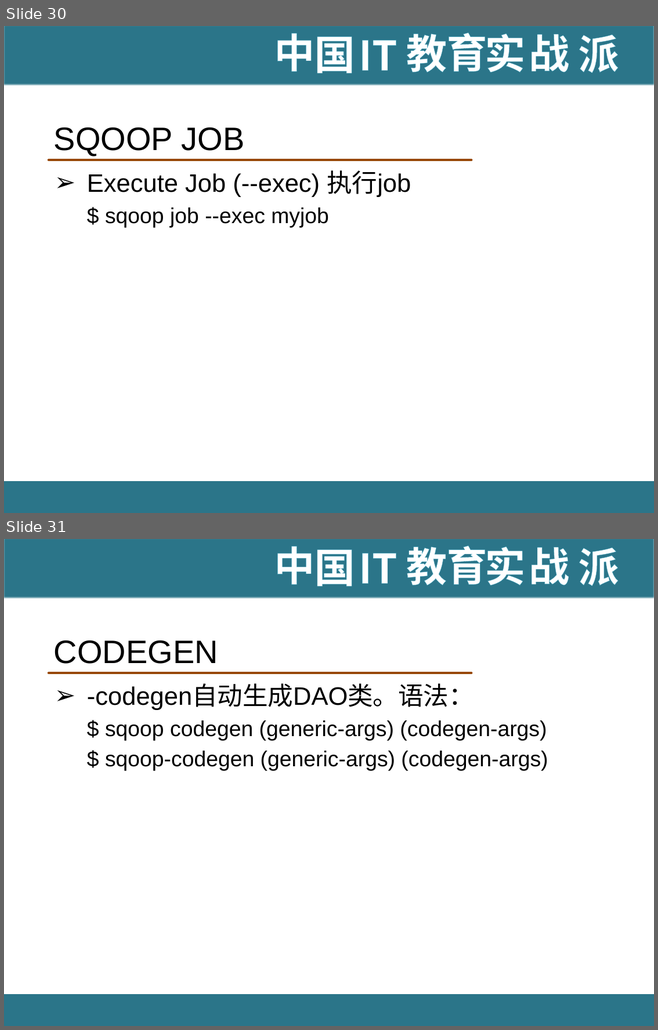
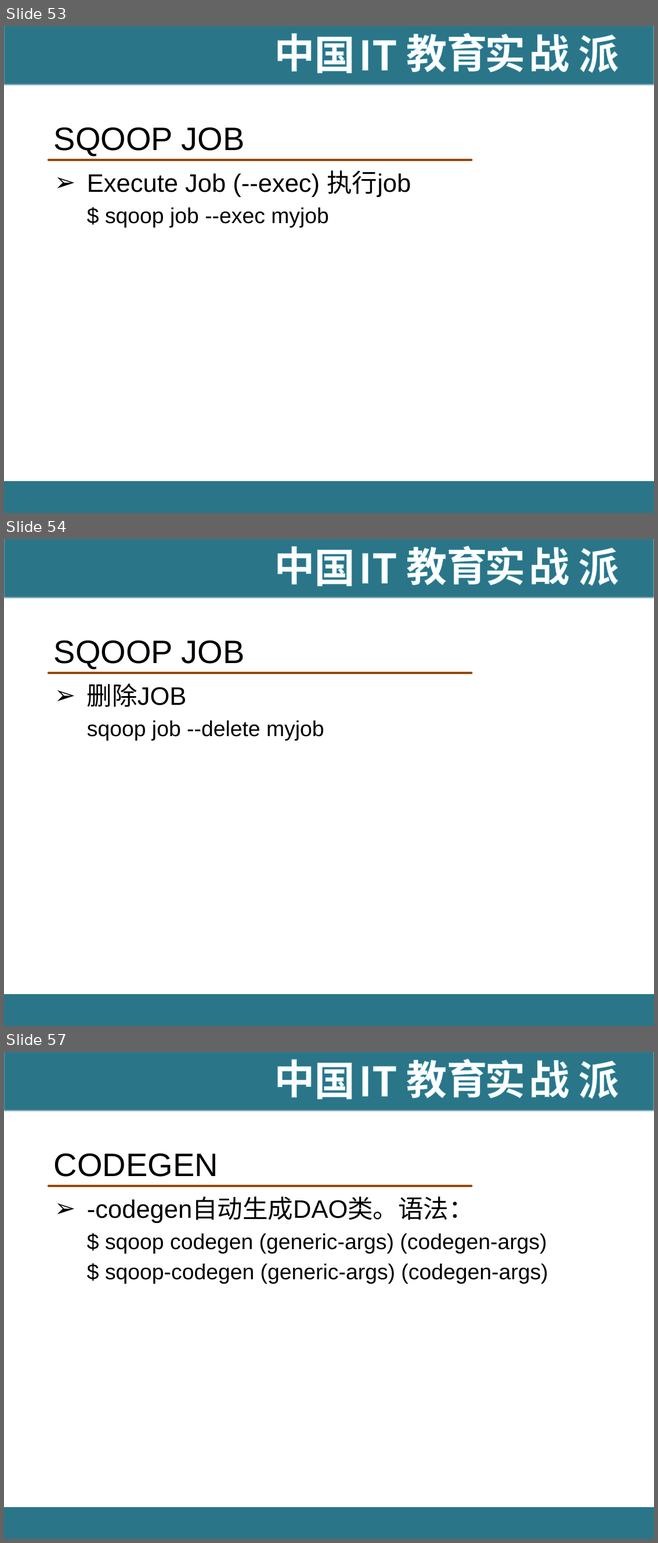
Before and after one commit to hanningxiao/BigData, a slide deck: [IT18掌www.it18zhang.com]Sqoop.pptx. Shown one above the other, each under a label of ours: slides 30 and 31 before the commit, slides 53, 54 and 57 after it; the slides between them are not shown. The pictures are 658x1030 and 658x1543 pixels, drawn with LibreOffice and Linux fonts; fonts in the diff are those of the drawing; background and template pictures are left out. Boxes give left, top, right and bottom in pixels: in the first picture for what was removed or moved away, otherwise in the second. Text is boxed around its words. In the diff, an @@ line names an element or a change of style, - is before the commit and + after.

Commit message:
update sqoop

```diff
--- a/[IT18掌www.it18zhang.com]Sqoop.pptx
+++ b/[IT18掌www.it18zhang.com]Sqoop.pptx
@@ slide 54 added at [4, 539, 654, 1026], background #FFFFFF; not listed: 11 template elements that a slide beside it also shows @@
@@ title added at [54, 641, 245, 668], 36 pt, text #000000 @@
+SQOOP JOB
@@ text added at [87, 683, 324, 741], 24 pt, text #000000 @@
+➢ 删除JOB
+  sqoop job --delete myjob
@@ what was slide 30 is now slide 53 @@
@@ what was slide 31 is now slide 57 @@
```
Also in this commit, not shown: 3 slides changed, 25 other slides added.
